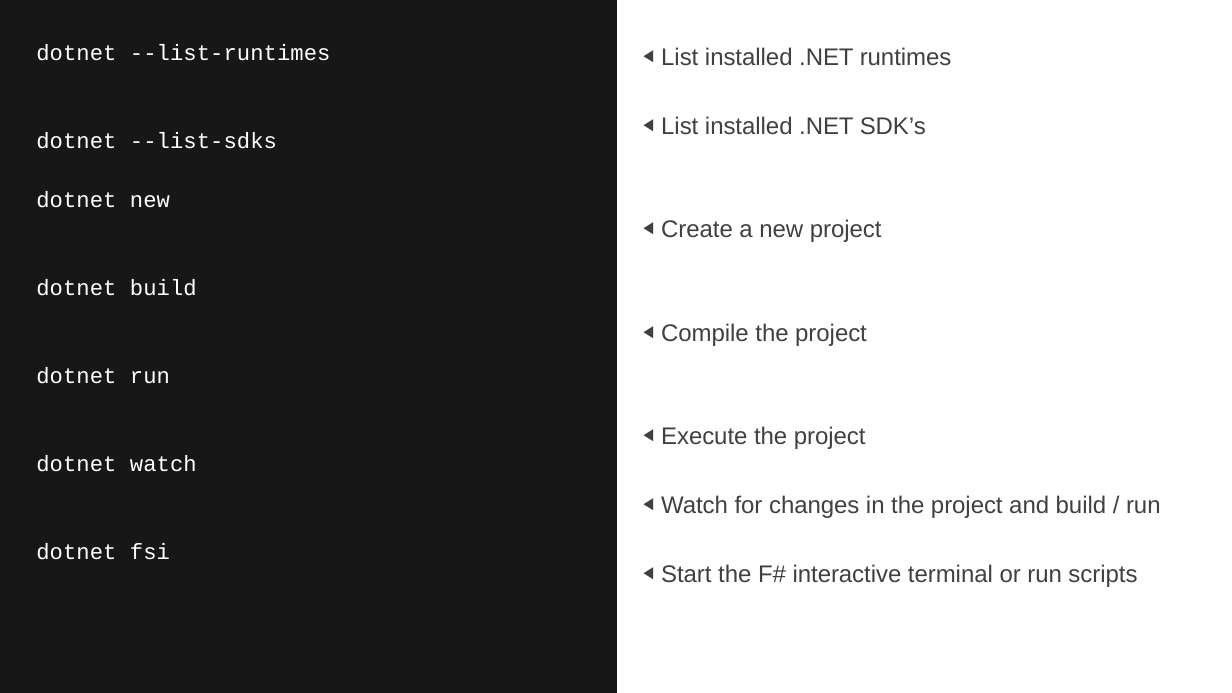
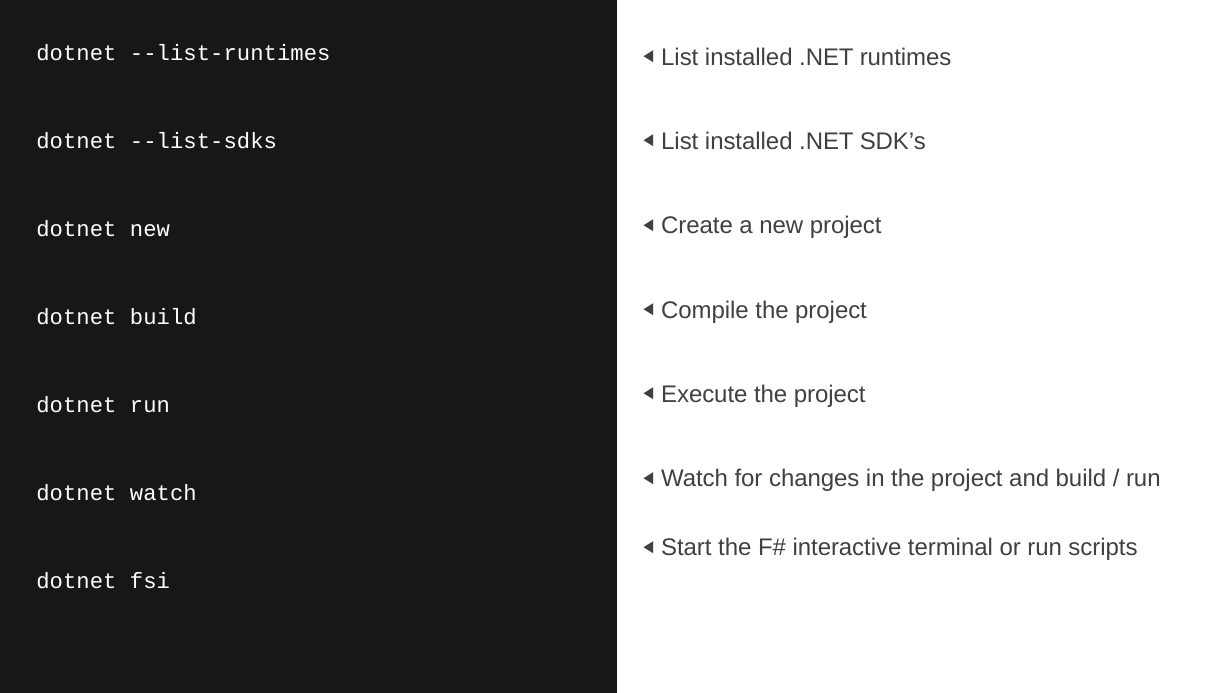
Before and after one commit to Pluralisght/fsharp-6-fundamentals, a slide deck: slide 4 of pres/02/02-06 CLI.pptx. Drawn at 1232x693 pixels with LibreOffice and Linux fonts; fonts in the diff are those of the drawing; background and template pictures are left out. Boxes give left, top, right and bottom in pixels: in the first picture for what was removed or moved away, otherwise in the second. Text is boxed around its words. In the diff, an @@ line names an element or a change of style, - is before the commit and + after.

```diff
--- a/pres/02/02-06 CLI.pptx
+++ b/pres/02/02-06 CLI.pptx
@@ text "dotnet --list-runtimes" rewrapped from bbox=[36, 44, 331, 560] to bbox=[36, 44, 331, 589] @@
@@ text at bbox=[661, 300, 867, 323]: more space between paragraphs @@
```
Also in this commit, not shown: 55 other files.
